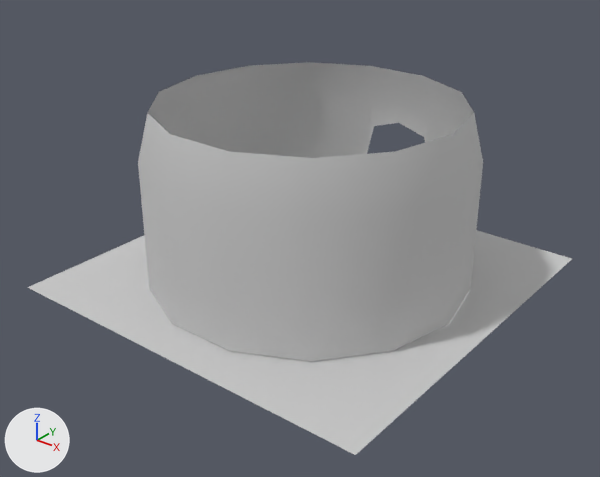
What one commit did to the FBX model goldsmiths_gamejam/Assets/hut and ground.FBX.
One viewpoint serves both versions: a camera (50 mm lens) standing at (21.6, -27.68, 18.8) and looking at (0.64, -1.47, 2.56). The lights are fixed; the arrows at lower left show +X, +Y and +Z. Where no turn or scale is listed for an object, it has been applied to the vertices.

The first picture shows 'ground', 'hut'.
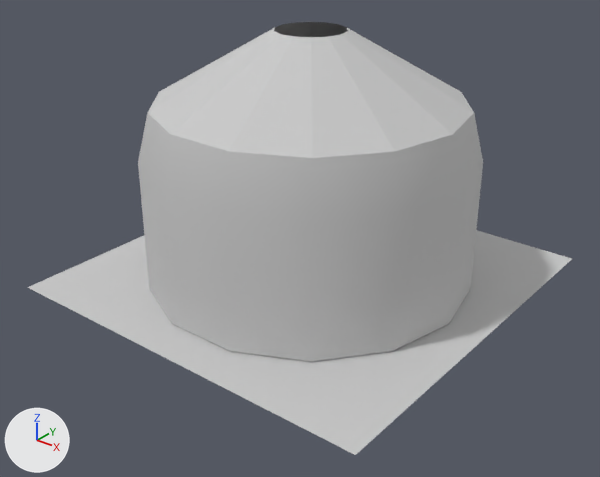
Changed parts and their boxes (x1, y1, x2, y2) in the pictures (600 x 477 px):
```json
{"object": "hut", "change": "reshaped", "before": [138, 62, 483, 362], "after": [138, 22, 483, 362], "on screen": "13% taller"}
{"part": 1, "of": "me_mesh", "change": "added", "after": [148, 22, 474, 158]}
```

Edits to the scene script, one JSON object a line:
```json
{"block": "me_mesh", "where": "# used by ob_hut; location = (0.04, 0.0, 0.06)"}
{"op": "remove", "block": "me_mesh", "code": "me_mesh.from_pydata(...)  # 45 vertices, 59 faces; spans x -7.6..7.6, y -7.4..7.4, z 0.0..8.3"}
{"op": "add", "block": "me_mesh", "code": "me_mesh.from_pydata(...)  # 59 vertices, 87 faces; spans x -7.6..7.6, y -7.4..7.4, z 0.0..11.5"}
{"block": "me_mesh", "change": "me_mesh part 1"}
{"block": "me_mesh", "change": "14 vertices are added at x -1.6..1.6, y -1.5..1.5, z 11.5"}
{"block": "me_mesh", "change": "28 new faces join them"}
```
